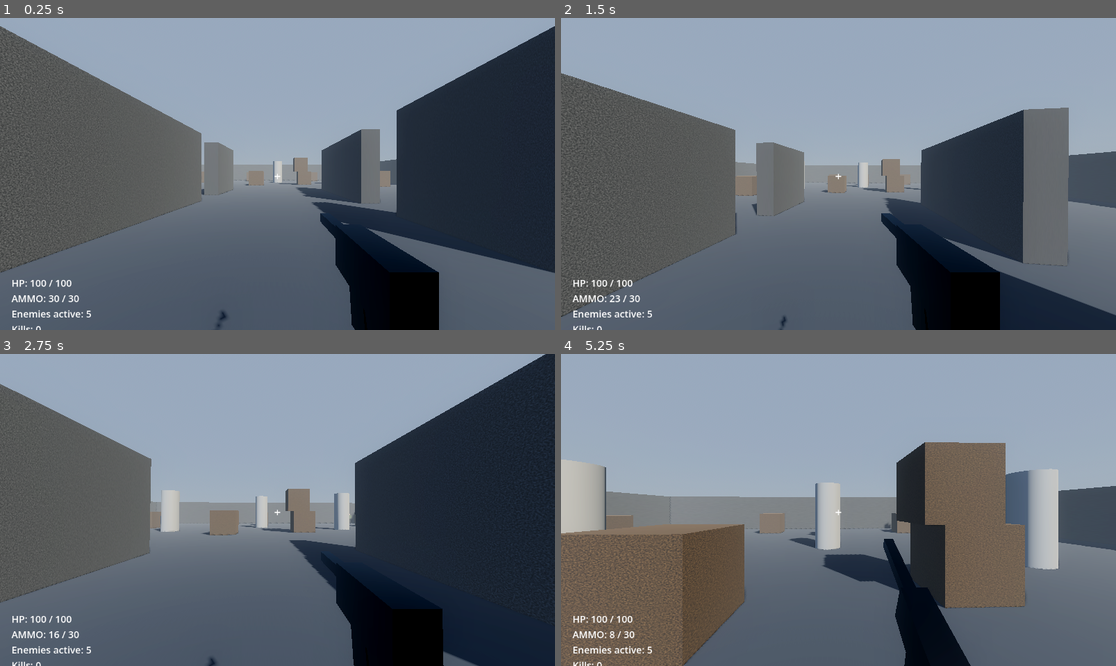
Above: before the commit, frames 1-4 (two rows, left to right).
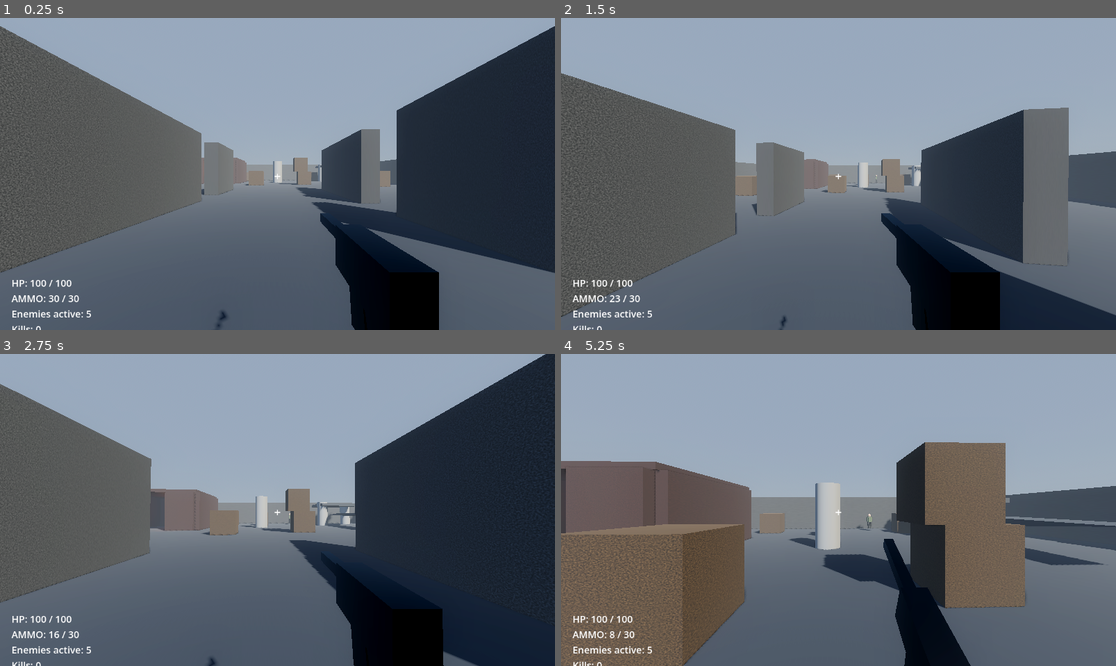
Above: after the commit, the same moments.

Repository: manaleks/GrishaGame
Game: Godot game, scene res://scenes/main.tscn
Two runs of this game, one before a commit and one after it. Both use one fixed random seed, a clock stepped at 60 frames per second and the inputs below.
Inputs (mouse positions are in pixels of both pictures, inside the frame that each line leads up to):
- Up to frame 1 (0.25 s): no input
- Up to frame 2 (1.5 s): tap Enter at 0.5 s; move the mouse to (866, 174) at 0.52 s; press the mouse at (866, 174) at 0.53 s; hold W (move_forward) from 0.53 s (still down); tap Space (jump) at 0.77 s; move the mouse to (810, 174) at 1.27 s; release the mouse at (810, 174) at 1.28 s; tap Ctrl (crouch) at 1.35 s
- Up to frame 3 (2.75 s): keep holding W (move_forward); tap Space (jump) at 1.52 s; click (249, 510) at 1.55 s; move the mouse to (288, 503) at 2.02 s; press the mouse at (288, 503) at 2.03 s
- Up to frame 4 (5.25 s): keep holding W (move_forward); move the mouse to (832, 516) at 2.77 s; release the mouse at (832, 516) at 2.78 s; tap Alt (sprint) at 2.85 s; tap Space (jump) at 3.02, 3.77, 4.52 s; click (832, 516) at 3.05 s; move the mouse to (877, 513) at 3.52 s; press the mouse at (877, 513) at 3.53 s; tap R (reload) at 4.15 s; move the mouse to (794, 506) at 4.27 s; release the mouse at (794, 506) at 4.28 s; tap Ctrl (crouch) at 4.35 s; click (794, 506) at 4.55 s; move the mouse to (844, 510) at 5.02 s; press the mouse at (844, 510) at 5.03 s

The runs differ from the first frame. In frame 1, 0.3% of the frame differs, in the area x 36-58%, y 44-54%; in frame 2, 0.5%; in frame 3, 1.9%; in frame 4, 8.8%, in the area x 0-100%, y 33-70%.

Commit message:
feat: patrol/search bot AI state machine, warehouse and tower zones
Bots now wander, chase, and search on lost sight instead of standing still.
Map gains two distinct zones: an enclosed rusty warehouse and an elevated
tower/ramp platform, replacing some flat crate cover.

Co-Authored-By: Claude Sonnet 5 <noreply@anthropic.com>

Diff:
--- a/scenes/main.tscn
+++ b/scenes/main.tscn
@@ -98,6 +98,24 @@
 albedo_color = Color(0.55, 0.53, 0.5, 1)
 roughness = 0.7
 
+[sub_resource type="BoxShape3D" id="PlatformShape"]
+size = Vector3(1, 1, 1)
+
+[sub_resource type="BoxMesh" id="PlatformMesh"]
+size = Vector3(1, 1, 1)
+
+[sub_resource type="StandardMaterial3D" id="RustMat"]
+albedo_color = Color(0.36, 0.19, 0.13, 1)
+albedo_texture = SubResource("NoiseTex_floor")
+roughness = 0.85
+uv1_scale = Vector3(4, 4, 1)
+
+[sub_resource type="StandardMaterial3D" id="PlatformMat"]
+albedo_color = Color(0.34, 0.36, 0.38, 1)
+albedo_texture = SubResource("NoiseTex_floor")
+roughness = 0.8
+uv1_scale = Vector3(3, 3, 1)
+
 [node name="Main" type="Node3D"]
 script = ExtResource("1")
 
@@ -294,28 +312,6 @@
 mesh = SubResource("CrateMesh")
 surface_material_override/0 = SubResource("CrateMat")
 
-[node name="Crate6" type="StaticBody3D" parent="Cover"]
-transform = Transform3D(1, 0, 0, 0, 1, 0, 0, 0, 1, -14, 1, -22)
-collision_layer = 1
-
-[node name="CollisionShape3D" type="CollisionShape3D" parent="Cover/Crate6"]
-shape = SubResource("CrateShape")
-
-[node name="MeshInstance3D" type="MeshInstance3D" parent="Cover/Crate6"]
-mesh = SubResource("CrateMesh")
-surface_material_override/0 = SubResource("CrateMat")
-
-[node name="Crate7" type="StaticBody3D" parent="Cover"]
-transform = Transform3D(1, 0, 0, 0, 1, 0, 0, 0, 1, 15, 1, -24)
-collision_layer = 1
-
-[node name="CollisionShape3D" type="CollisionShape3D" parent="Cover/Crate7"]
-shape = SubResource("CrateShape")
-
-[node name="MeshInstance3D" type="MeshInstance3D" parent="Cover/Crate7"]
-mesh = SubResource("CrateMesh")
-surface_material_override/0 = SubResource("CrateMat")
-
 [node name="Crate8" type="StaticBody3D" parent="Cover"]
 transform = Transform3D(1, 0, 0, 0, 1, 0, 0, 0, 1, 0, 1, -28)
 collision_layer = 1
@@ -348,28 +344,6 @@
 [node name="MeshInstance3D" type="MeshInstance3D" parent="Cover/Crate10"]
 mesh = SubResource("CrateMesh")
 surface_material_override/0 = SubResource("CrateMat")
-
-[node name="Pillar1" type="StaticBody3D" parent="Cover"]
-transform = Transform3D(1, 0, 0, 0, 1, 0, 0, 0, 1, -9, 2, -17)
-collision_layer = 1
-
-[node name="CollisionShape3D" type="CollisionShape3D" parent="Cover/Pillar1"]
-shape = SubResource("PillarShape")
-
-[node name="MeshInstance3D" type="MeshInstance3D" parent="Cover/Pillar1"]
-mesh = SubResource("PillarMesh")
-surface_material_override/0 = SubResource("PillarMat")
-
-[node name="Pillar2" type="StaticBody3D" parent="Cover"]
-transform = Transform3D(1, 0, 0, 0, 1, 0, 0, 0, 1, 9, 2, -18)
-collision_layer = 1
-
-[node name="CollisionShape3D" type="CollisionShape3D" parent="Cover/Pillar2"]
-shape = SubResource("PillarShape")
-
-[node name="MeshInstance3D" type="MeshInstance3D" parent="Cover/Pillar2"]
-mesh = SubResource("PillarMesh")
-surface_material_override/0 = SubResource("PillarMat")
 
 [node name="Pillar3" type="StaticBody3D" parent="Cover"]
 transform = Transform3D(1, 0, 0, 0, 1, 0, 0, 0, 1, 0, 2, -22)
@@ -382,6 +356,144 @@
 mesh = SubResource("PillarMesh")
 surface_material_override/0 = SubResource("PillarMat")
 
+[node name="Structures" type="Node3D" parent="."]
+
+[node name="Warehouse" type="Node3D" parent="Structures"]
+
+[node name="WallNorth" type="StaticBody3D" parent="Structures/Warehouse"]
+transform = Transform3D(1, 0, 0, 0, 1, 0, 0, 0, 1, -11, 2, -26)
+collision_layer = 1
+
+[node name="CollisionShape3D" type="CollisionShape3D" parent="Structures/Warehouse/WallNorth"]
+transform = Transform3D(8, 0, 0, 0, 1, 0, 0, 0, 1, 0, 0, 0)
+shape = SubResource("WallShapeUnit")
+
+[node name="MeshInstance3D" type="MeshInstance3D" parent="Structures/Warehouse/WallNorth"]
+transform = Transform3D(8, 0, 0, 0, 1, 0, 0, 0, 1, 0, 0, 0)
+mesh = SubResource("WallMeshUnit")
+surface_material_override/0 = SubResource("RustMat")
+
+[node name="WallWest" type="StaticBody3D" parent="Structures/Warehouse"]
+transform = Transform3D(1, 0, 0, 0, 1, 0, 0, 0, 1, -15, 2, -22)
+collision_layer = 1
+
+[node name="CollisionShape3D" type="CollisionShape3D" parent="Structures/Warehouse/WallWest"]
+transform = Transform3D(1, 0, 0, 0, 1, 0, 0, 0, 8, 0, 0, 0)
+shape = SubResource("WallShapeUnit")
+
+[node name="MeshInstance3D" type="MeshInstance3D" parent="Structures/Warehouse/WallWest"]
+transform = Transform3D(1, 0, 0, 0, 1, 0, 0, 0, 8, 0, 0, 0)
+mesh = SubResource("WallMeshUnit")
+surface_material_override/0 = SubResource("RustMat")
+
+[node name="WallEast" type="StaticBody3D" parent="Structures/Warehouse"]
+transform = Transform3D(1, 0, 0, 0, 1, 0, 0, 0, 1, -7, 2, -22)
+collision_layer = 1
+
+[node name="CollisionShape3D" type="CollisionShape3D" parent="Structures/Warehouse/WallEast"]
+transform = Transform3D(1, 0, 0, 0, 1, 0, 0, 0, 8, 0, 0, 0)
+shape = SubResource("WallShapeUnit")
+
+[node name="MeshInstance3D" type="MeshInstance3D" parent="Structures/Warehouse/WallEast"]
+transform = Transform3D(1, 0, 0, 0, 1, 0, 0, 0, 8, 0, 0, 0)
+mesh = SubResource("WallMeshUnit")
+surface_material_override/0 = SubResource("RustMat")
+
+[node name="WallSouthA" type="StaticBody3D" parent="Structures/Warehouse"]
+transform = Transform3D(1, 0, 0, 0, 1, 0, 0, 0, 1, -13.6, 2, -18)
+collision_layer = 1
+
+[node name="CollisionShape3D" type="CollisionShape3D" parent="Structures/Warehouse/WallSouthA"]
+transform = Transform3D(2.8, 0, 0, 0, 1, 0, 0, 0, 1, 0, 0, 0)
+shape = SubResource("WallShapeUnit")
+
+[node name="MeshInstance3D" type="MeshInstance3D" parent="Structures/Warehouse/WallSouthA"]
+transform = Transform3D(2.8, 0, 0, 0, 1, 0, 0, 0, 1, 0, 0, 0)
+mesh = SubResource("WallMeshUnit")
+surface_material_override/0 = SubResource("RustMat")
+
+[node name="WallSouthB" type="StaticBody3D" parent="Structures/Warehouse"]
+transform = Transform3D(1, 0, 0, 0, 1, 0, 0, 0, 1, -8.4, 2, -18)
+collision_layer = 1
+
+[node name="CollisionShape3D" type="CollisionShape3D" parent="Structures/Warehouse/WallSouthB"]
+transform = Transform3D(2.8, 0, 0, 0, 1, 0, 0, 0, 1, 0, 0, 0)
+shape = SubResource("WallShapeUnit")
+
+[node name="MeshInstance3D" type="MeshInstance3D" parent="Structures/Warehouse/WallSouthB"]
+transform = Transform3D(2.8, 0, 0, 0, 1, 0, 0, 0, 1, 0, 0, 0)
+mesh = SubResource("WallMeshUnit")
+surface_material_override/0 = SubResource("RustMat")
+
+[node name="Roof" type="StaticBody3D" parent="Structures/Warehouse"]
+transform = Transform3D(1, 0, 0, 0, 1, 0, 0, 0, 1, -11, 4.15, -22)
+collision_layer = 1
+
+[node name="CollisionShape3D" type="CollisionShape3D" parent="Structures/Warehouse/Roof"]
+transform = Transform3D(8.4, 0, 0, 0, 0.3, 0, 0, 0, 8.4, 0, 0, 0)
+shape = SubResource("PlatformShape")
+
+[node name="MeshInstance3D" type="MeshInstance3D" parent="Structures/Warehouse/Roof"]
+transform = Transform3D(8.4, 0, 0, 0, 0.3, 0, 0, 0, 8.4, 0, 0, 0)
+mesh = SubResource("PlatformMesh")
+surface_material_override/0 = SubResource("RustMat")
+
+[node name="InteriorLight" type="OmniLight3D" parent="Structures/Warehouse"]
+transform = Transform3D(1, 0, 0, 0, 1, 0, 0, 0, 1, -11, 2.6, -22)
+light_color = Color(1, 0.65, 0.35, 1)
+light_energy = 1.6
+omni_range = 7.0
+
+[node name="Tower" type="Node3D" parent="Structures"]
+
+[node name="Ramp" type="StaticBody3D" parent="Structures/Tower"]
+transform = Transform3D(1, 0, 0, 0, 1, 0, 0, 0, 1, 12, 1.7, -21.5)
+collision_layer = 1
+
+[node name="CollisionShape3D" type="CollisionShape3D" parent="Structures/Tower/Ramp"]
+transform = Transform3D(2.5, 0, 0, 0, 0.2697, 0.1311, 0, 3.401, -6.997, 0, 0, 0)
+shape = SubResource("PlatformShape")
+
+[node name="MeshInstance3D" type="MeshInstance3D" parent="Structures/Tower/Ramp"]
+transform = Transform3D(2.5, 0, 0, 0, 0.2697, 0.1311, 0, 3.401, -6.997, 0, 0, 0)
+mesh = SubResource("PlatformMesh")
+surface_material_override/0 = SubResource("PlatformMat")
+
+[node name="Platform" type="StaticBody3D" parent="Structures/Tower"]
+transform = Transform3D(1, 0, 0, 0, 1, 0, 0, 0, 1, 12, 3.2, -28)
+collision_layer = 1
+
+[node name="CollisionShape3D" type="CollisionShape3D" parent="Structures/Tower/Platform"]
+transform = Transform3D(6, 0, 0, 0, 0.4, 0, 0, 0, 6, 0, 0, 0)
+shape = SubResource("PlatformShape")
+
+[node name="MeshInstance3D" type="MeshInstance3D" parent="Structures/Tower/Platform"]
+transform = Transform3D(6, 0, 0, 0, 0.4, 0, 0, 0, 6, 0, 0, 0)
+mesh = SubResource("PlatformMesh")
+surface_material_override/0 = SubResource("PlatformMat")
+
+[node name="Support1" type="StaticBody3D" parent="Structures/Tower"]
+transform = Transform3D(1, 0, 0, 0, 1, 0, 0, 0, 1, 9.5, 1.6, -26.5)
+collision_layer = 1
+
+[node name="CollisionShape3D" type="CollisionShape3D" parent="Structures/Tower/Support1"]
+shape = SubResource("PillarShape")
+
+[node name="MeshInstance3D" type="MeshInstance3D" parent="Structures/Tower/Support1"]
+mesh = SubResource("PillarMesh")
+surface_material_override/0 = SubResource("PillarMat")
+
+[node name="Support2" type="StaticBody3D" parent="Structures/Tower"]
+transform = Transform3D(1, 0, 0, 0, 1, 0, 0, 0, 1, 14.5, 1.6, -29.5)
+collision_layer = 1
+
+[node name="CollisionShape3D" type="CollisionShape3D" parent="Structures/Tower/Support2"]
+shape = SubResource("PillarShape")
+
+[node name="MeshInstance3D" type="MeshInstance3D" parent="Structures/Tower/Support2"]
+mesh = SubResource("PillarMesh")
+surface_material_override/0 = SubResource("PillarMat")
+
 [node name="Player" parent="." instance=ExtResource("2")]
 transform = Transform3D(1, 0, 0, 0, 1, 0, 0, 0, 1, 0, 0, 13)
 
@@ -403,9 +515,12 @@
 transform = Transform3D(1, 0, 0, 0, 1, 0, 0, 0, 1, 16, 0, -31)
 
 [node name="Spawn6" type="Marker3D" parent="BotSpawns"]
-transform = Transform3D(1, 0, 0, 0, 1, 0, 0, 0, 1, -14, 0, -20)
+transform = Transform3D(1, 0, 0, 0, 1, 0, 0, 0, 1, -17, 0, -14)
 
 [node name="Spawn7" type="Marker3D" parent="BotSpawns"]
-transform = Transform3D(1, 0, 0, 0, 1, 0, 0, 0, 1, 14, 0, -20)
+transform = Transform3D(1, 0, 0, 0, 1, 0, 0, 0, 1, 18, 0, -13)
+
+[node name="Spawn8" type="Marker3D" parent="BotSpawns"]
+transform = Transform3D(1, 0, 0, 0, 1, 0, 0, 0, 1, -11, 0, -21)
 
 [node name="HUD" parent="." instance=ExtResource("3")]
--- a/scripts/bot.gd
+++ b/scripts/bot.gd
@@ -2,7 +2,10 @@
 
 const TracerScene := preload("res://scenes/tracer.tscn")
 
+enum State { PATROL, CHASE, SEARCH }
+
 @export var move_speed: float = 3.5
+@export var patrol_speed: float = 1.8
 @export var gravity: float = 9.8
 @export var sight_range: float = 25.0
 @export var fov_deg: float = 100.0
@@ -12,6 +15,8 @@
 @export var aim_error_deg: float = 3.0
 @export var magazine_size: int = 10
 @export var reload_time: float = 1.8
+@export var patrol_radius: float = 7.0
+@export var search_duration: float = 5.0
 
 @onready var health: Health = $Health
 @onready var eyes: Marker3D = $Eyes
@@ -27,17 +32,27 @@
 var player: Node3D = null
 var _fire_cooldown: float = 0.0
 var _last_known_player_pos: Vector3 = Vector3.ZERO
-var _has_seen_player: bool = false
 var _walk_phase: float = 0.0
 var _recoil: float = 0.0
 var _ammo: int
 var _reloading: bool = false
 var _reload_timer: float = 0.0
 
+var state: State = State.PATROL
+var _home: Vector3
+var _patrol_target: Vector3
+var _patrol_wait: float = 0.0
+var _search_timer: float = 0.0
+var _stuck_check_timer: float = 0.0
+var _stuck_check_pos: Vector3
+
 func _ready() -> void:
 	add_to_group("bots")
 	health.died.connect(_on_died)
 	_ammo = magazine_size
+	_home = global_transform.origin
+	_stuck_check_pos = _home
+	_pick_patrol_target()
 	call_deferred("_find_player")
 
 func _find_player() -> void:
@@ -67,28 +82,24 @@
 
 	var can_see := _can_see_player()
 	if can_see:
-		_has_seen_player = true
 		_last_known_player_pos = player.global_transform.origin
-
-	if _has_seen_player:
-		var to_target := _last_known_player_pos - global_transform.origin
-		to_target.y = 0
-		var dist := to_target.length()
-		if dist > 0.1:
-			look_at(Vector3(_last_known_player_pos.x, global_transform.origin.y, _last_known_player_pos.z), Vector3.UP)
-		if dist > attack_range * 0.6:
-			var dir := to_target.normalized()
-			velocity.x = dir.x * move_speed
-			velocity.z = dir.z * move_speed
-		else:
-			velocity.x = move_toward(velocity.x, 0, move_speed * 8.0 * delta)
-			velocity.z = move_toward(velocity.z, 0, move_speed * 8.0 * delta)
-
-		if can_see and dist <= attack_range and not _reloading:
-			_try_fire(delta)
-	else:
-		velocity.x = move_toward(velocity.x, 0, move_speed * 8.0 * delta)
-		velocity.z = move_toward(velocity.z, 0, move_speed * 8.0 * delta)
+		state = State.CHASE
+
+	match state:
+		State.CHASE:
+			_do_chase(delta, can_see)
+			if not can_see:
+				state = State.SEARCH
+				_search_timer = search_duration
+		State.SEARCH:
+			_search_timer -= delta
+			_move_toward(_last_known_player_pos, patrol_speed, delta)
+			if global_transform.origin.distance_to(_last_known_player_pos) < 1.5 or _search_timer <= 0.0:
+				state = State.PATROL
+				_home = global_transform.origin
+				_pick_patrol_target()
+		State.PATROL:
+			_do_patrol(delta)
 
 	if _fire_cooldown > 0.0:
 		_fire_cooldown -= delta
@@ -96,6 +107,69 @@
 	move_and_slide()
 	_animate_walk(delta)
 	_animate_gun(delta)
+	_check_stuck(delta)
+
+func _do_chase(delta: float, can_see: bool) -> void:
+	var to_target := _last_known_player_pos - global_transform.origin
+	to_target.y = 0
+	var dist := to_target.length()
+	if dist > 0.1:
+		look_at(Vector3(_last_known_player_pos.x, global_transform.origin.y, _last_known_player_pos.z), Vector3.UP)
+	if dist > attack_range * 0.6:
+		var dir := to_target.normalized()
+		velocity.x = dir.x * move_speed
+		velocity.z = dir.z * move_speed
+	else:
+		velocity.x = move_toward(velocity.x, 0, move_speed * 8.0 * delta)
+		velocity.z = move_toward(velocity.z, 0, move_speed * 8.0 * delta)
+	if can_see and dist <= attack_range and not _reloading:
+		_try_fire(delta)
+
+func _do_patrol(delta: float) -> void:
+	var dist := _move_toward(_patrol_target, patrol_speed, delta)
+	if dist < 1.0:
+		velocity.x = 0.0
+		velocity.z = 0.0
+		_patrol_wait -= delta
+		if _patrol_wait <= 0.0:
+			_pick_patrol_target()
+
+func _move_toward(target: Vector3, speed: float, _delta: float) -> float:
+	var to_target := target - global_transform.origin
+	to_target.y = 0
+	var dist := to_target.length()
+	if dist > 0.3:
+		var dir := to_target.normalized()
+		velocity.x = dir.x * speed
+		velocity.z = dir.z * speed
+		look_at(Vector3(target.x, global_transform.origin.y, target.z), Vector3.UP)
+	else:
+		velocity.x = 0.0
+		velocity.z = 0.0
+	return dist
+
+func _pick_patrol_target() -> void:
+	var angle := randf() * TAU
+	var r := randf_range(2.0, patrol_radius)
+	_patrol_target = _home + Vector3(cos(angle) * r, 0, sin(angle) * r)
+	_patrol_wait = randf_range(1.5, 3.5)
+
+func _check_stuck(delta: float) -> void:
+	if state != State.PATROL and state != State.SEARCH:
+		_stuck_check_timer = 0.0
+		_stuck_check_pos = global_transform.origin
+		return
+	_stuck_check_timer += delta
+	if _stuck_check_timer >= 1.2:
+		if global_transform.origin.distance_to(_stuck_check_pos) < 0.4:
+			if state == State.PATROL:
+				_pick_patrol_target()
+			else:
+				state = State.PATROL
+				_home = global_transform.origin
+				_pick_patrol_target()
+		_stuck_check_timer = 0.0
+		_stuck_check_pos = global_transform.origin
 
 func _animate_walk(delta: float) -> void:
 	var speed := Vector2(velocity.x, velocity.z).length()
Not shown: 1 places in scenes/main.tscn that only renumber resources
